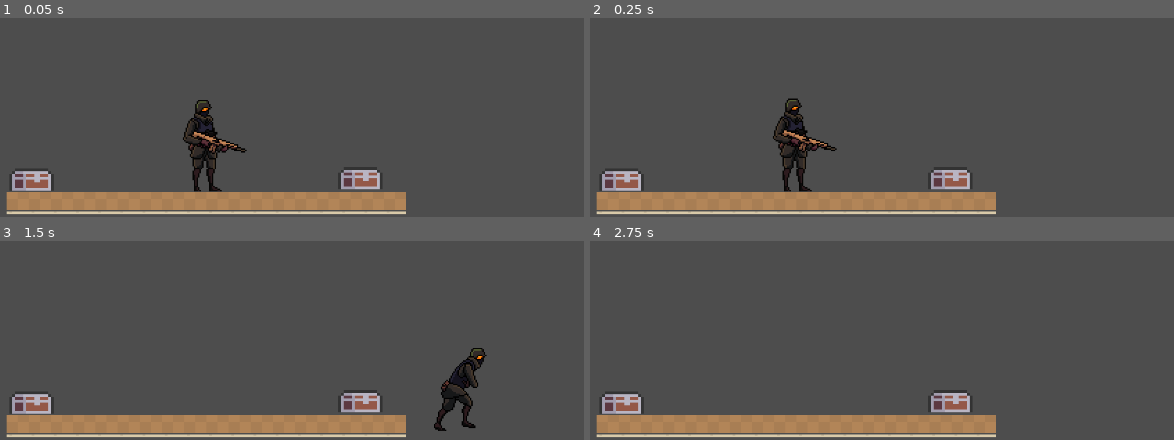
Above: before the commit, frames 1-4 (two rows, left to right).
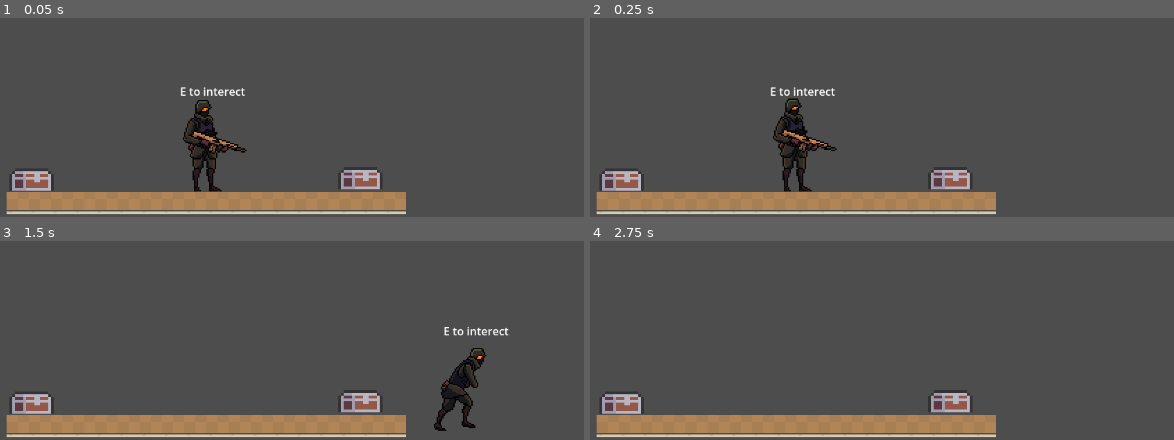
Above: after the commit, the same moments.

Repository: abdurrehmanmazhar007-svg/game
Game: Godot game, scene res://scenes/game.tscn
Same seed, same stepped clock (60 frames per second), same inputs: the game is played once before the commit and once after it. This scene is started directly instead of the project's main scene.
Inputs:
- Up to frame 1 (0.05 s): no input
- Up to frame 2 (0.25 s): no input
- Up to frame 3 (1.5 s): tap Enter (ui_accept) at 0.5, 0.77 s; hold Right (ui_right) from 0.53 s (still down); tap E (interact) at 0.6, 1.35 s
- Up to frame 4 (2.75 s): tap Enter (ui_accept) at 1.52 s; release Right (ui_right) at 2.03 s; hold Left (ui_left) from 2.03 s (still down); tap E (interact) at 2.1 s

The runs differ from the first frame. In frame 1, 0.3% of the frame differs, in the area x 30-42%, y 34-40%; in frame 2, 0.3%; in frame 3, 0.2%; in frame 4, nothing differs.

Commit message:
Add files via upload

Diff:
--- a/scenes/chestcontroller.gd
+++ b/scenes/chestcontroller.gd
@@ -1,27 +1,11 @@
 extends Area2D
-var interactableinRange = []
-@onready var chest_label: Label = $Label
-var canInteract = true
-func _unhandled_input(event: InputEvent) -> void:
-	if event.is_action_pressed ("interact"):
-		if interactableinRange.is_empty() == false && canInteract:
-			canInteract = false
-			chest_label.hide()
-			await interactableinRange.back().interact()
-			canInteract = true
+
+
+# Called when the node enters the scene tree for the first time.
+func _ready() -> void:
+	pass # Replace with function body.
+
+
 # Called every frame. 'delta' is the elapsed time since the previous frame.
 func _process(delta: float) -> void:
-	if interactableinRange.is_empty() == false && canInteract:
-
-		chest_label.show()
-	else:
-
-		chest_label.hide()
-
-
-func _on_area_entered(area: Area2D) -> void:
-	interactableinRange.push_back(area)
-
-
-func _on_area_exited(area: Area2D) -> void:
-	interactableinRange.erase(area)
+	pass
--- /dev/null
+++ b/scenes/icon.svg
@@ -0,0 +1 @@
+<svg xmlns="http://www.w3.org/2000/svg" width="128" height="128"><rect width="124" height="124" x="2" y="2" fill="#363d52" stroke="#212532" stroke-width="4" rx="14"/><g fill="#fff" transform="translate(12.322 12.322)scale(.101)"><path d="M105 673v33q407 354 814 0v-33z"/><path fill="#478cbf" d="m105 673 152 14q12 1 15 14l4 67 132 10 8-61q2-11 15-15h162q13 4 15 15l8 61 132-10 4-67q3-13 15-14l152-14V427q30-39 56-81-35-59-83-108-43 20-82 47-40-37-88-64 7-51 8-102-59-28-123-42-26 43-46 89-49-7-98 0-20-46-46-89-64 14-123 42 1 51 8 102-48 27-88 64-39-27-82-47-48 49-83 108 26 42 56 81zm0 33v39c0 276 813 276 814 0v-39l-134 12-5 69q-2 10-14 13l-162 11q-12 0-16-11l-10-65H446l-10 65q-4 11-16 11l-162-11q-12-3-14-13l-5-69z"/><path d="M483 600c0 34 58 34 58 0v-86c0-34-58-34-58 0z"/><circle cx="725" cy="526" r="90"/><circle cx="299" cy="526" r="90"/></g><g fill="#414042" transform="translate(12.322 12.322)scale(.101)"><circle cx="307" cy="532" r="60"/><circle cx="717" cy="532" r="60"/></g></svg>
--- /dev/null
+++ b/scenes/project.godot
@@ -0,0 +1,64 @@
+; Engine configuration file.
+; It's best edited using the editor UI and not directly,
+; since the parameters that go here are not all obvious.
+;
+; Format:
+;   [section] ; section goes between []
+;   param=value ; assign values to parameters
+
+config_version=5
+
+[application]
+
+config/name="GAME EVENT"
+run/main_scene="uid://bg1su5ktmuv03"
+config/features=PackedStringArray("4.6", "Forward Plus")
+config/icon="res://icon.svg"
+
+[input]
+
+interact={
+"deadzone": 0.2,
+"events": [Object(InputEventKey,"resource_local_to_scene":false,"resource_name":"","device":-1,"window_id":0,"alt_pressed":false,"shift_pressed":false,"ctrl_pressed":false,"meta_pressed":false,"pressed":false,"keycode":0,"physical_keycode":69,"key_label":0,"unicode":101,"location":0,"echo":false,"script":null)
+]
+}
+right={
+"deadzone": 0.2,
+"events": [Object(InputEventKey,"resource_local_to_scene":false,"resource_name":"","device":-1,"window_id":0,"alt_pressed":false,"shift_pressed":false,"ctrl_pressed":false,"meta_pressed":false,"pressed":false,"keycode":0,"physical_keycode":68,"key_label":0,"unicode":100,"location":0,"echo":false,"script":null)
+]
+}
+left={
+"deadzone": 0.2,
+"events": [Object(InputEventKey,"resource_local_to_scene":false,"resource_name":"","device":-1,"window_id":0,"alt_pressed":false,"shift_pressed":false,"ctrl_pressed":false,"meta_pressed":false,"pressed":false,"keycode":0,"physical_keycode":65,"key_label":0,"unicode":97,"location":0,"echo":false,"script":null)
+]
+}
+jump={
+"deadzone": 0.2,
+"events": [Object(InputEventKey,"resource_local_to_scene":false,"resource_name":"","device":-1,"window_id":0,"alt_pressed":false,"shift_pressed":false,"ctrl_pressed":false,"meta_pressed":false,"pressed":false,"keycode":0,"physical_keycode":32,"key_label":0,"unicode":32,"location":0,"echo":false,"script":null)
+]
+}
+grapple={
+"deadzone": 0.2,
+"events": [Object(InputEventMouseButton,"resource_local_to_scene":false,"resource_name":"","device":-1,"window_id":0,"alt_pressed":false,"shift_pressed":false,"ctrl_pressed":false,"meta_pressed":false,"button_mask":1,"position":Vector2(607, 21),"global_position":Vector2(619, 81),"factor":1.0,"button_index":1,"canceled":false,"pressed":true,"double_click":false,"script":null)
+]
+}
+
+[layer_names]
+
+2d_render/layer_1="player"
+2d_render/layer_2="enemies"
+2d_render/layer_3="bullets"
+2d_render/layer_4="chest"
+2d_physics/layer_1="player"
+2d_physics/layer_2="enemies"
+2d_physics/layer_3="bullets"
+2d_physics/layer_4="chest"
+
+[physics]
+
+3d/physics_engine="Jolt Physics"
+
+[rendering]
+
+textures/canvas_textures/default_texture_filter=0
+rendering_device/driver.windows="d3d12"
Not shown, changed: scenes/chestcontroller.gd.uid
Not shown, added: scenes/icon.svg.import
Not shown, added: scenes/.gitattributes
Not shown, added: scenes/.gitignore
